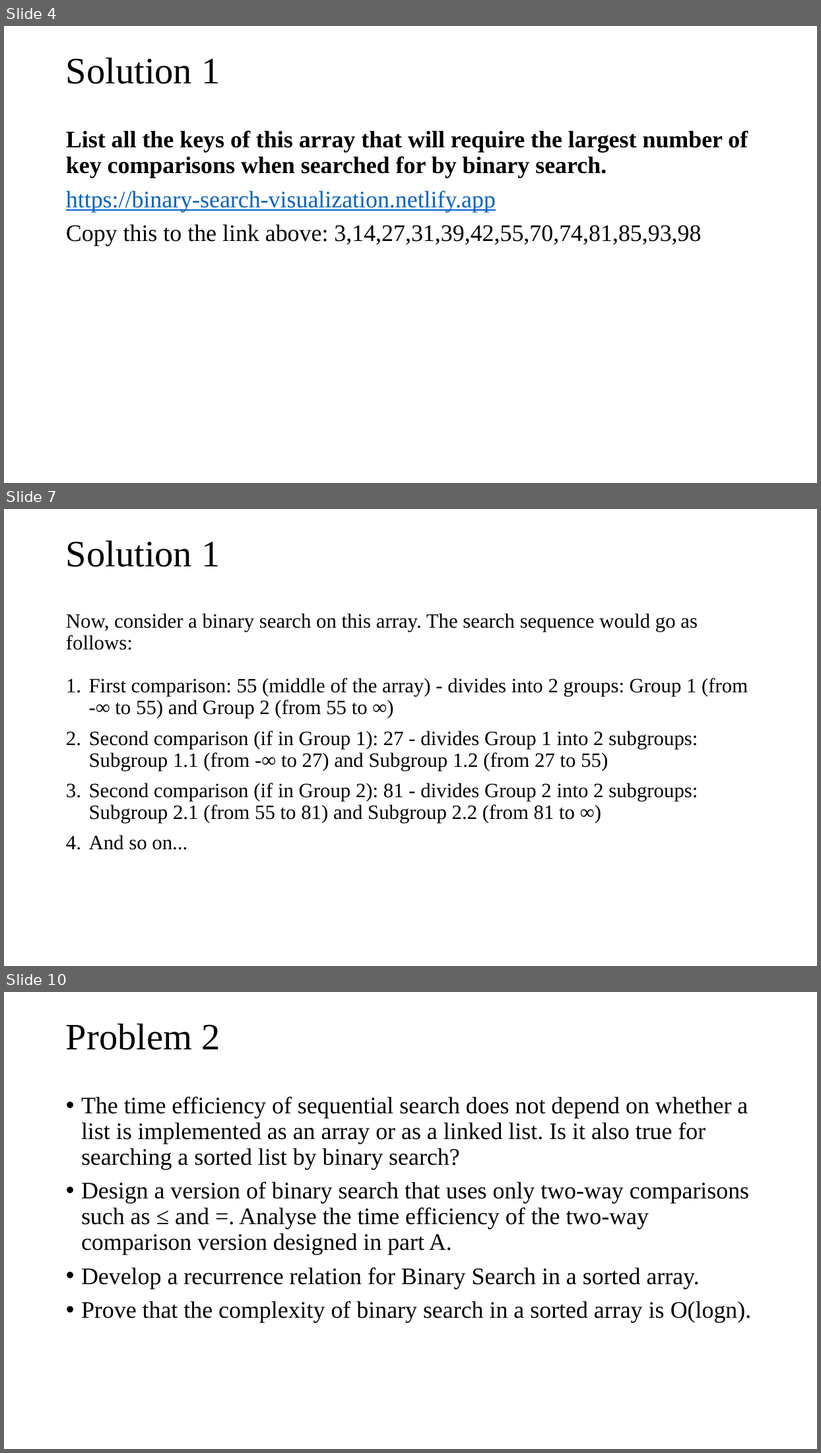
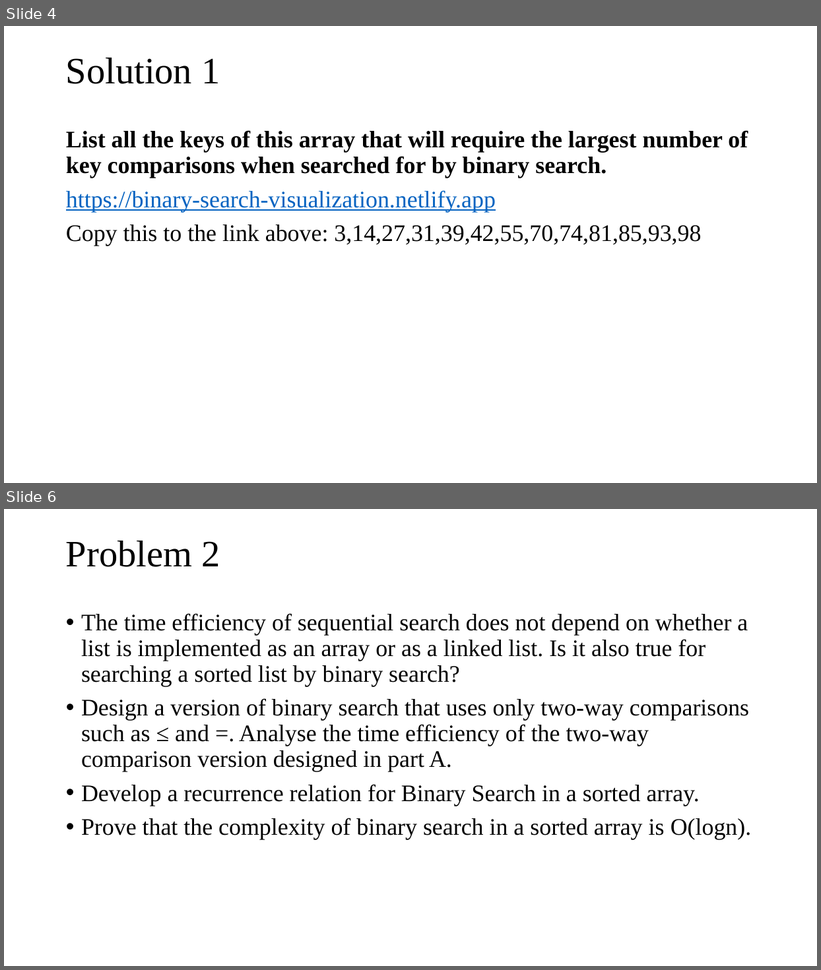
Before and after one commit to tamlhp/2801ict, a slide deck: week-7&8/problem-set/2801ict-week7&8.pptx. Shown one above the other, each under a label of ours: slides 4, 7 and 10 before the commit, slides 4 and 6 after it; the slides between them are not shown. The pictures are 821x1453 and 821x970 pixels, drawn with LibreOffice and Linux fonts; fonts in the diff are those of the drawing. Boxes give left, top, right and bottom in pixels: in the first picture for what was removed or moved away, otherwise in the second. Text is boxed around its words. In the diff, an @@ line names an element or a change of style, - is before the commit and + after.

```diff
--- a/week-7&8/problem-set/2801ict-week7&8.pptx
+++ b/week-7&8/problem-set/2801ict-week7&8.pptx
@@ slide 7 removed at bbox=[4, 509, 817, 966], background #FFFFFF @@
@@ title removed at bbox=[66, 540, 220, 567] @@
-Solution 1
@@ text removed at bbox=[66, 613, 748, 850] @@
-Now, consider a binary search on this array. The search sequence would go as follows:
-1. First comparison: 55 (middle of the array) - divides into 2 groups: Group 1 (from -∞ to 55) and Group 2 (from 55 to ∞)
-2. Second comparison (if in Group 1): 27 - divides Group 1 into 2 subgroups: Subgroup 1.1 (from -∞ to 27) and Subgroup 1.2 (from 27 to 55)
-3. Second comparison (if in Group 2): 81 - divides Group 2 into 2 subgroups: Subgroup 2.1 (from 55 to 81) and Subgroup 2.2 (from 81 to ∞)
-4. And so on...
@@ what was slide 10 is now slide 6 @@
```
Also in this commit, not shown: 1 slide added, 4 other slides removed, 1 other file.
